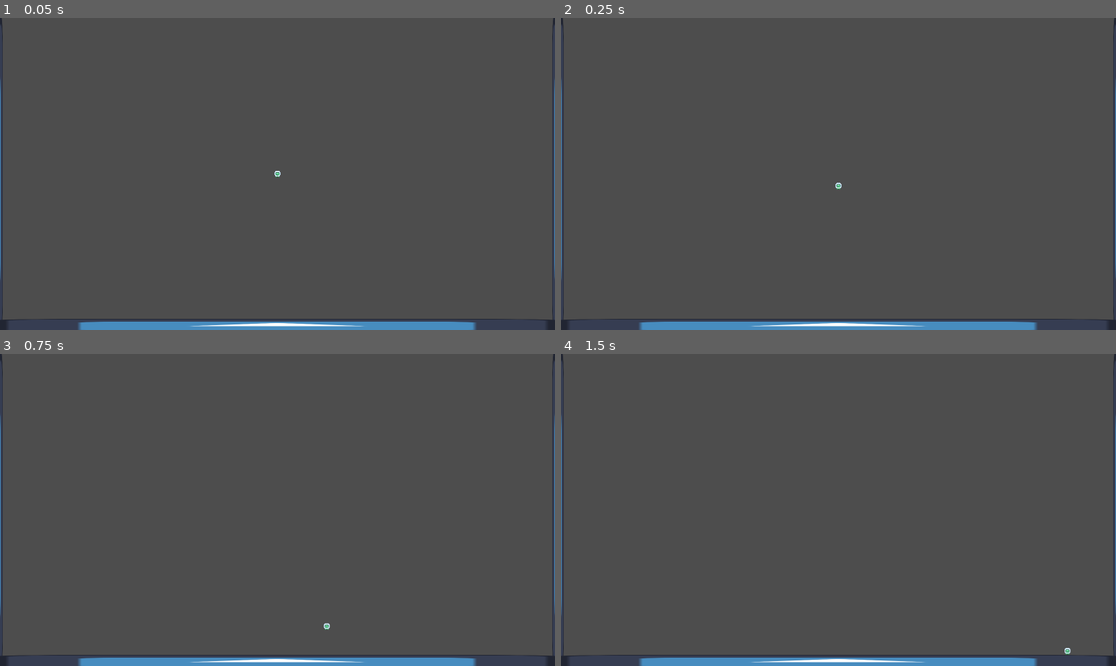
Above: before the commit, frames 1-4 (two rows, left to right).
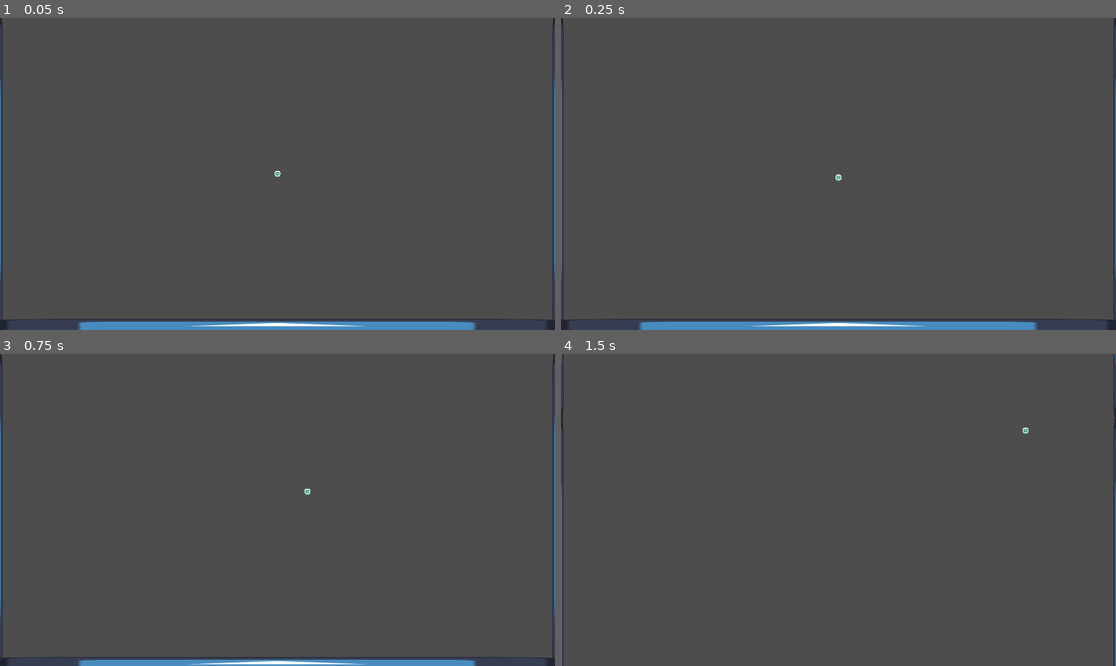
Above: after the commit, the same moments.

Repository: maxcarleton1/COMP1501-Final-Project
Game: Godot game, scene res://scenes/main.tscn
The game is run twice, just before and just after one commit, with the same random seed, the same clock (stepped at 60 frames per second) and the same inputs. The engine's default icon, where the game draws it, is replaced by a stand-in: a white triangle on a blue panel in a dark square.
Inputs (mouse positions are in pixels of both pictures, inside the frame that each line leads up to):
- Up to frame 1 (0.05 s): no input
- Up to frame 2 (0.25 s): no input
- Up to frame 3 (0.75 s): tap Enter at 0.5 s; move the mouse to (399, 494) at 0.52 s; hold D (MoveRight) from 0.53 s (still down); tap Shift (Dash) at 0.6 s
- Up to frame 4 (1.5 s): keep holding D (MoveRight); tap Space (Jump) at 0.77 s; move the mouse to (727, 525) at 1.27 s; tap Shift (Dash) at 1.35 s

Frame 1 is identical in both runs. In frame 2, less than 0.1% of the frame differs, in the area x 49-51%, y 50-56%; in frame 3, 1.3%; in frame 4, 2.5%, in the area x 0-100%, y 0-100%.

Commit message:
Lose barrier mechanic

Diff:
--- a/final-project/scenes/main.tscn
+++ b/final-project/scenes/main.tscn
@@ -10,9 +10,6 @@
 script = ExtResource("1_jyhfs")
 
 [node name="Player" parent="." unique_id=1015420686 instance=ExtResource("1_sugp2")]
-SPEED = null
-JUMP_VELOCITY = null
-JUMP_HOLD_MULTIPLIER = null
 
 [node name="LevelBuilder" parent="." unique_id=769528092 instance=ExtResource("2_jyhfs")]
 
--- a/final-project/scenes/player.tscn
+++ b/final-project/scenes/player.tscn
@@ -17,6 +17,7 @@
 [sub_resource type="CircleShape2D" id="CircleShape2D_3vyb7"]
 
 [node name="Player" type="CharacterBody2D" unique_id=1015420686 groups=["Player"]]
+collision_mask = 3
 script = ExtResource("1_3vyb7")
 
 [node name="AnimatedSprite2D" type="AnimatedSprite2D" parent="." unique_id=1423705133]
--- a/final-project/scenes/rooms/level_template.tscn
+++ b/final-project/scenes/rooms/level_template.tscn
@@ -26,6 +26,7 @@
 texture = ExtResource("2_icy7q")
 
 [node name="SideHitboxes" type="StaticBody2D" parent="." unique_id=95022218]
+collision_layer = 3
 
 [node name="CollisionShape2D" type="CollisionShape2D" parent="SideHitboxes" unique_id=1739399963]
 position = Vector2(-975, 0)
--- a/final-project/scenes/rooms/start_room.tscn
+++ b/final-project/scenes/rooms/start_room.tscn
@@ -11,6 +11,9 @@
 
 [sub_resource type="RectangleShape2D" id="RectangleShape2D_kbl62"]
 size = Vector2(2000, 50)
+
+[sub_resource type="ConvexPolygonShape2D" id="ConvexPolygonShape2D_kbl62"]
+points = PackedVector2Array(657, -501, -460, 397, -253, 390, 811, -499)
 
 [sub_resource type="RectangleShape2D" id="RectangleShape2D_ngxw1"]
 size = Vector2(2000, 1100)
@@ -53,6 +56,9 @@
 position = Vector2(0, 525)
 shape = SubResource("RectangleShape2D_kbl62")
 
+[node name="CollisionShape2D4" type="CollisionShape2D" parent="Colliders" unique_id=2112231664]
+shape = SubResource("ConvexPolygonShape2D_kbl62")
+
 [node name="RoomLimits" type="CollisionShape2D" parent="." unique_id=203734016]
 shape = SubResource("RectangleShape2D_ngxw1")
 disabled = true
@@ -61,9 +67,11 @@
 position = Vector2(0, -550)
 
 [node name="StopFall" type="Area2D" parent="." unique_id=317354167]
+collision_layer = 0
+collision_mask = 16
 
 [node name="CollisionShape2D" type="CollisionShape2D" parent="StopFall" unique_id=1460539946]
-position = Vector2(0, -450)
+position = Vector2(0, 400)
 shape = SubResource("RectangleShape2D_qr66m")
 
 [node name="StartBarrier" type="Area2D" parent="." unique_id=741887688]
--- a/final-project/scripts/global_stats.gd
+++ b/final-project/scripts/global_stats.gd
@@ -4,4 +4,4 @@
 enum difficulty {EASY, NORMAL, HARD, HELL_MODE}
 
 var current_difficulty := difficulty.NORMAL
-var barrier_speed := 15
+var barrier_speed := 200
--- a/final-project/scripts/level_builder.gd
+++ b/final-project/scripts/level_builder.gd
@@ -11,10 +11,15 @@
 # Tile size = Screen size + a little extra for padding
 # 1920x1080 -> 2000x1100
 
+signal start_barrier
+
 func _ready() -> void:
 	generate_start_room()
 	generate_area(test_area, 3, start_position)
 	generate_end_room()
+
+func call_start_barrier():
+	start_barrier.emit()
 
 # Generates the start room as the bottom of the tower, from there on rooms are randomized
 func generate_start_room():
@@ -26,6 +31,8 @@
 
 	start.global_position = start_position
 	start_position = start.get_exit_pos()
+
+	start.start_barrier.connect(call_start_barrier) # Bubbles barrier signal up to main
 
 # Generates the end room as the top of the tower
 func generate_end_room():
--- a/final-project/scripts/main.gd
+++ b/final-project/scripts/main.gd
@@ -1,12 +1,20 @@
 extends Node
 
 var barrier_spawn_pos: Vector2 = Vector2(0, 750)
+@onready var barrier := $LoseBarrier
 
 func _ready() -> void:
-	$LoseBarrier.player_contact.connect(fall_down)
-	$LoseBarrier.global_position = barrier_spawn_pos
+	barrier.player_contact.connect(fall_down)
+	barrier.global_position = barrier_spawn_pos
+
+	$LevelBuilder.start_barrier.connect(start_barrier)
+
+func start_barrier():
+	barrier.started = true
 
 # Called upon hitting the lose barrier etc.
 # Makes player fall back down to the start, ignoring anything in the way
 func fall_down():
+	barrier.started = false
+	barrier.global_position = barrier_spawn_pos
 	$Player.fall()
--- a/final-project/scripts/player.gd
+++ b/final-project/scripts/player.gd
@@ -1,37 +1,40 @@
 extends CharacterBody2D
 
 @export var SPEED := 600
-@export var DASHSPEED := 1200
-@export var ACCELORATION := 8000
-@export var FRICTION :=10000
-@export var AIRFRICTION := 1000
+@export var DASH_SPEED := 1200
+@export var ACCELERATION := 8000
+@export var FRICTION := 10000
+@export var AIR_FRICTION := 1000
 @export var JUMP_VELOCITY := -800.0
-@export var JUMP_HOLD_MULTIPLIER:= 0.7
+@export var JUMP_HOLD_MULTIPLIER := 0.7
 
 var coyote_time := 0.1
 var coyote := true
-var canDash := true
-var dashSpeedBoost := false
+var can_dash := true
+var dash_speed_boost := false
 var falling := false # When the player loses, they fall down
+
 func fall():
-	# Turn off all collision and fall at a constant rate
+	# Turn off most collision and fall at a constant rate
 	falling = true
 	velocity = Vector2.ZERO
 
-	$CollisionShape2D.set_deferred("disabled", true)
+	set_collision_mask_value(1, false) # Layer 1 = most ground/interactable objects, not including walls (Layer 2 also)
+	set_collision_layer_value(5, true) # Layer 5 = lose barrier
 
 func stop_fall():
 	# Turn on collision and restore movement
 	falling = false
 
-	$CollisionShape2D.set_deferred("disabled", false)
+	set_collision_mask_value(1, true) # Layer 1 = most ground/interactable objects
+	set_collision_layer_value(5, false) # Layer 5 = lose barrier
 
 func _physics_process(delta: float):
 	if not falling:
 		calculate_coyote(delta)
 
 		if not is_on_floor(): # Gravity
-			velocity += get_gravity()*1.5 * delta
+			velocity += get_gravity() * 1.5 * delta
 
 		if Input.is_action_just_pressed("Jump") and (is_on_floor() or coyote):
 			velocity.y = JUMP_VELOCITY
@@ -39,32 +42,33 @@
 			velocity.y *= JUMP_HOLD_MULTIPLIER
 
 		var direction := Input.get_axis("MoveLeft", "MoveRight")
-		if direction != 0 and !dashSpeedBoost:
-			velocity.x = move_toward(velocity.x,SPEED * direction, ACCELORATION * delta)
+		if direction != 0 and !dash_speed_boost:
+			velocity.x = move_toward(velocity.x, SPEED * direction, ACCELERATION * delta)
 		elif direction != 0:
-			velocity.x = move_toward(velocity.x, (SPEED+500) * direction,ACCELORATION * delta)
+			velocity.x = move_toward(velocity.x, (SPEED + 500) * direction, ACCELERATION * delta)
 		elif is_on_floor():
-			velocity.x = move_toward(velocity.x, 0, FRICTION* delta)
+			velocity.x = move_toward(velocity.x, 0, FRICTION * delta)
 		else:
-			velocity.x = move_toward(velocity.x, 0, AIRFRICTION* delta)
+			velocity.x = move_toward(velocity.x, 0, AIR_FRICTION * delta)
 		if Input.is_action_just_pressed("Dash"):
-			canDash= false
-			dashSpeedBoost = true
+			can_dash = false
+			dash_speed_boost = true
 			$DashCooldown.start()
 			$DashSpeedBoost.start()
 			if Input.is_action_pressed("Down") and direction == 0:
-				velocity.y += DASHSPEED
+				velocity.y += DASH_SPEED
 				velocity.x = 0
 			elif Input.is_action_pressed("Down"):
-				velocity.y += DASHSPEED/1.7
-				velocity.x = DASHSPEED*direction
+				velocity.y += DASH_SPEED / 1.7
+				velocity.x = DASH_SPEED * direction
 			else:
-				velocity.x = direction *DASHSPEED
+				velocity.x = direction * DASH_SPEED
 
 	else: # Falling
 		velocity = velocity.move_toward(Vector2(0, 500), get_gravity().y * delta)
 
 	move_and_slide()
+
 func calculate_coyote(delta:float):
 	if !is_on_floor():
 		coyote_time -= delta
@@ -76,10 +80,8 @@
 	else:
 		coyote = true
 
-
 func _on_dash_cooldown_timeout() -> void:
-	canDash = true
-
+	can_dash = true
 
 func _on_dash_speed_boost_timeout() -> void:
-	dashSpeedBoost = false
+	dash_speed_boost = false
--- a/final-project/scripts/start_room.gd
+++ b/final-project/scripts/start_room.gd
@@ -8,9 +8,16 @@
 func _on_stop_fall_body_entered(body: Node2D):
 	# Once the player falls this far, stop them from falling any more and return control
 	if body.is_in_group("Player"):
+		print("stopped")
 		body.stop_fall()
+
+		# Reenable lose barrier start hitbox
+		$StartBarrier/CollisionShape2D.set_deferred("disabled", false)
 
 func _on_start_barrier_body_entered(body: Node2D):
 	if body.is_in_group("Player"):
+		print("started")
 		start_barrier.emit() # Send signal to start barrier here, bubble it up to main? better way???
-	# Disable until run resets
+
+		# Disable hitbox until lose barrier resets
+		$StartBarrier/CollisionShape2D.set_deferred("disabled", true)
